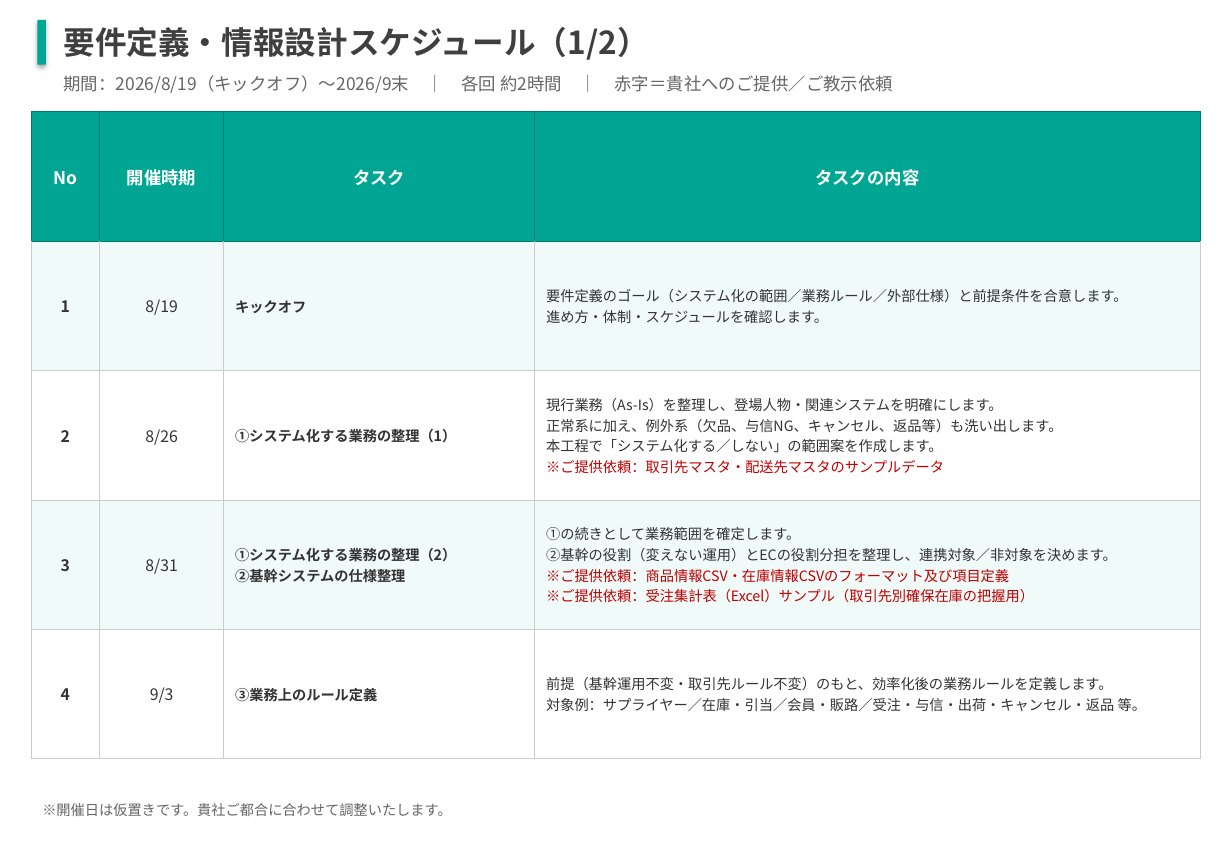
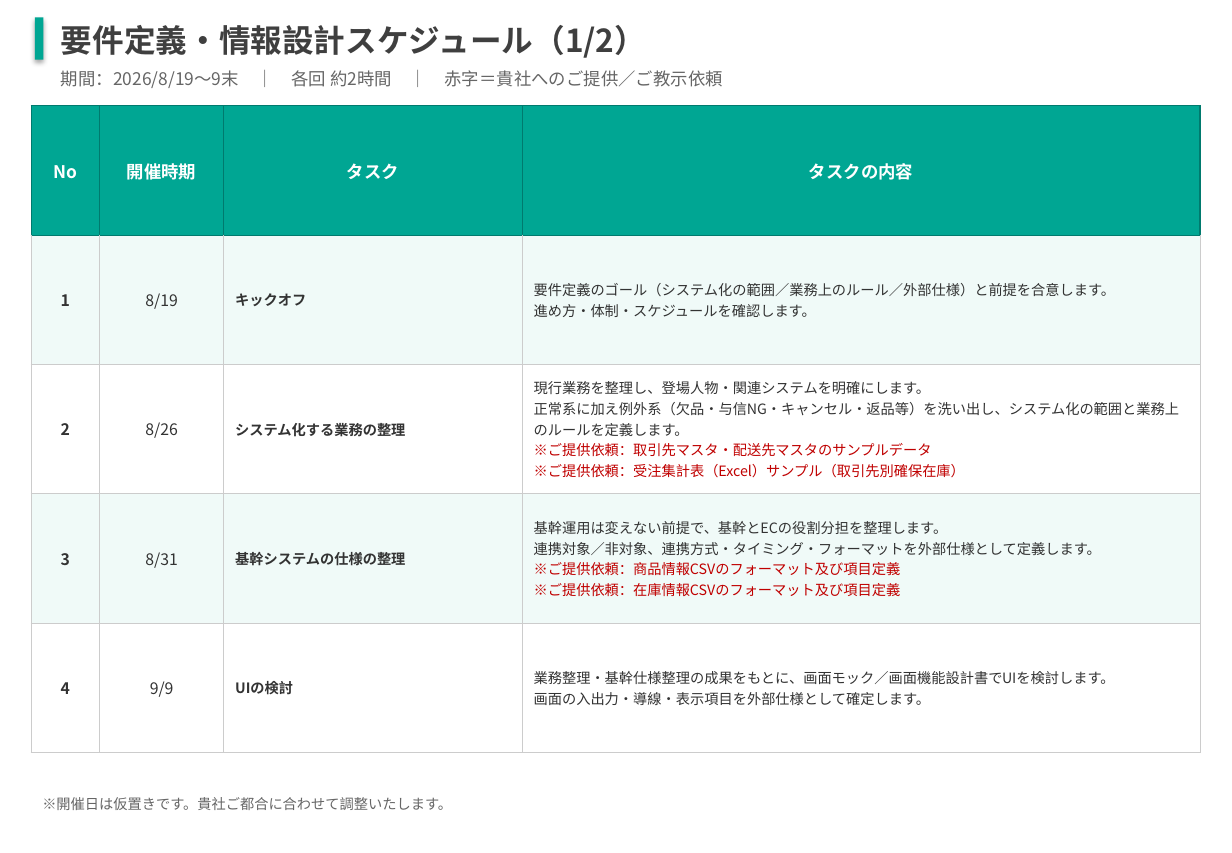
Before and after one commit to kozonoflight/git_tutorial, a slide deck: slide 4 of 要件定義WBS案_20260806.pptx. Drawn at 1232x853 pixels with LibreOffice and Linux fonts; fonts in the diff are those of the drawing. Boxes give left, top, right and bottom in pixels: in the first picture for what was removed or moved away, otherwise in the second. Text is boxed around its words. In the diff, an @@ line names an element or a change of style, - is before the commit and + after.

```diff
--- a/要件定義WBS案_20260806.pptx
+++ b/要件定義WBS案_20260806.pptx
@@ rectangle: place and size @@
-rectangle at [38,19,47,64]
+rectangle at [35,17,44,59]
@@ text at [61,70,723,88]: text changed @@
-期間：2026/8/19（キックオフ）〜2026/9末 ｜ 各回 約2時間 ｜ 赤字＝貴社へのご提供／ご教示依頼
+期間：2026/8/19〜9末 ｜ 各回 約2時間 ｜ 赤字＝貴社へのご提供／ご教示依頼
@@ table: place and size @@
-table at [31,111,1199,759]
+table at [31,106,1199,753]
@@ table at [31,106,1199,753] @@
-row 2, column 4: 要件定義のゴール（システム化の範囲／業務ルール／外部仕様）と前提条件を合意します。 / 進め方・体制・スケジュールを確認します。
+row 2, column 4: 要件定義のゴール（システム化の範囲／業務上のルール／外部仕様）と前提を合意します。 / 進め方・体制・スケジュールを確認します。
-row 3, column 3: ①システム化する業務の整理（1）
+row 3, column 3: システム化する業務の整理
-row 3, column 4: 現行業務（As-Is）を整理し、登場人物・関連システムを明確にします。 / 正常系に加え、例外系（欠品、与信NG、キャンセル、返品等）も洗い出します。 / 本工程で「システム化する／しない」の範囲案を作成します。 / ※ご提供依頼：取引先マスタ・配送先マスタのサンプルデータ
+row 3, column 4: 現行業務を整理し、登場人物・関連システムを明確にします。 / 正常系に加え例外系（欠品・与信NG・キャンセル・返品等）を洗い出し、システム化の範囲と業務上のルールを定義します。 / ※ご提供依頼：取引先マスタ・配送先マスタのサンプルデータ / ※ご提供依頼：受注集計表（Excel）サンプル（取引先別確保在庫）
-row 4, column 3: ①システム化する業務の整理（2） / ②基幹システムの仕様整理
+row 4, column 3: 基幹システムの仕様の整理
-row 4, column 4: ①の続きとして業務範囲を確定します。 / ②基幹の役割（変えない運用）とECの役割分担を整理し、連携対象／非対象を決めます。 / ※ご提供依頼：商品情報CSV・在庫情報CSVのフォーマット及び項目定義 / ※ご提供依頼：受注集計表（Excel）サンプル（取引先別確保在庫の把握用）
+row 4, column 4: 基幹運用は変えない前提で、基幹とECの役割分担を整理します。 / 連携対象／非対象、連携方式・タイミング・フォーマットを外部仕様として定義します。 / ※ご提供依頼：商品情報CSVのフォーマット及び項目定義 / ※ご提供依頼：在庫情報CSVのフォーマット及び項目定義
-row 5: 4 | 9/3 | ③業務上のルール定義 | 前提（基幹運用不変・取引先ルール不変）のもと、効率化後の業務ルールを定義します。 / 対象例：サプライヤー／在庫・引当／会員・販路／受注・与信・出荷・キャンセル・返品 等。
+row 5: 4 | 9/9 | UIの検討 | 業務整理・基幹仕様整理の成果をもとに、画面モック／画面機能設計書でUIを検討します。 / 画面の入出力・導線・表示項目を外部仕様として確定します。
@@ text "※開催日は仮置きです。貴社ご都合に合わせて調整いたします。": place and size @@
-text "※開催日は仮置きです。貴社ご都合に合わせて調整いたします。" at [42,803,451,816]
+text "※開催日は仮置きです。貴社ご都合に合わせて調整いたします。" at [42,797,452,810]
```
Also in this commit, not shown: 4 other slides changed, 1 slide added, 1 slide removed.
